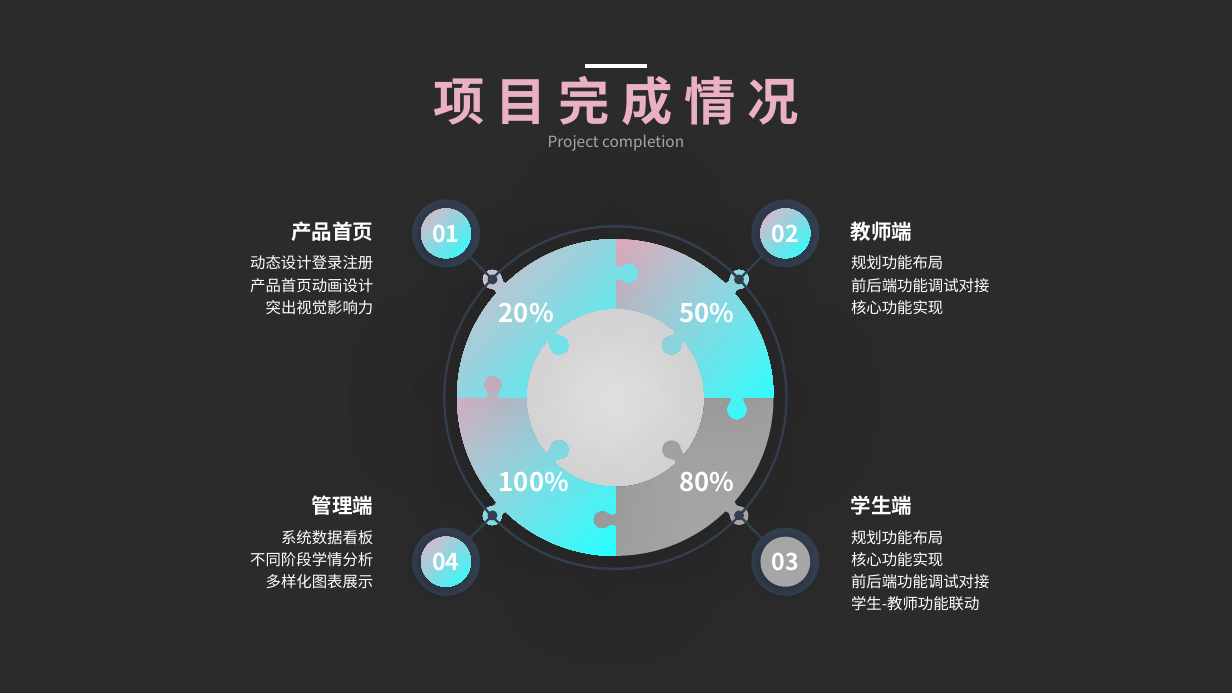
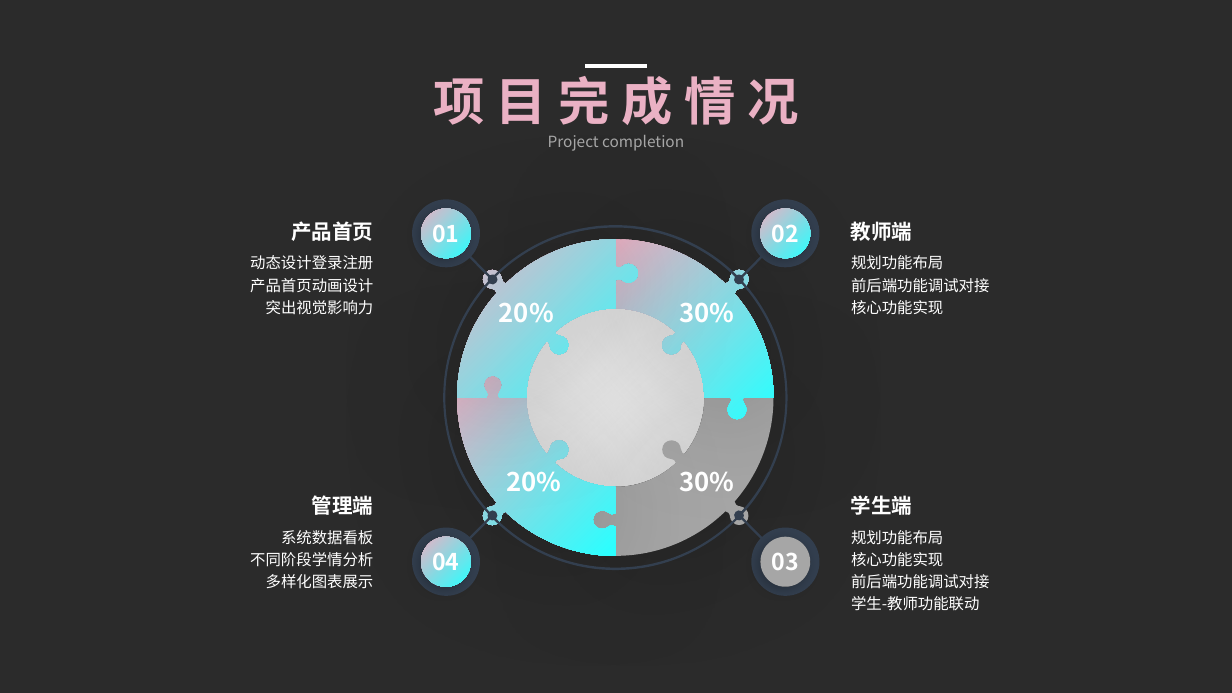
Before and after one commit to HyperKindred/MentorX, a slide deck: slide 7 of docs/实训答辩.pptx. Drawn at 1232x693 pixels with LibreOffice and Linux fonts; fonts in the diff are those of the drawing; background and template pictures are left out; a plain dark background stands for a picture behind light text. Boxes give left, top, right and bottom in pixels: in the first picture for what was removed or moved away, otherwise in the second. Text is boxed around its words. In the diff, an @@ line names an element or a change of style, - is before the commit and + after.

```diff
--- a/docs/实训答辩.pptx
+++ b/docs/实训答辩.pptx
@@ text at box(680, 302, 735, 322): text changed @@
-50%
+30%
@@ text at box(506, 465, 561, 491): text changed @@
-100%
+20%
@@ text at box(680, 472, 735, 491): text changed @@
-80%
+30%
```
Also in this commit, not shown: 2 other slides changed.
